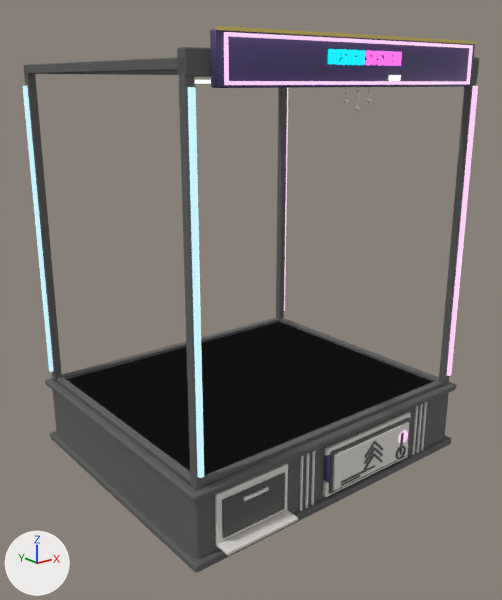
An edit to the glTF model models/claw-cabinet.glb, drawn before and after from the same camera.
One viewpoint serves both versions: a camera (50 mm lens) standing at (-8.36, -10.51, 5.99) and looking at (-0.17, -0.28, 1.9). The axes (+X, +Y, +Z) are drawn at lower left. The lights are the same throughout. The older version comes first.

In view in the first picture: 'cabinet', 'deco_broadsheet', 'deco_foil'.
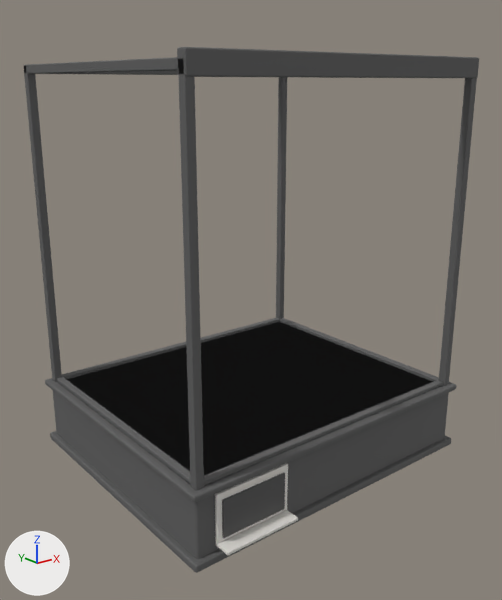
Where the newer file only moved an object's origin or applied its transform, the numbers keep the older frame.

Boxes [x1, y1, x2, y2] around the edits, measured in the pictures (502 x 600 px):
'deco_foil', deleted
    before: [23, 26, 478, 483]
    faces in mat_foil_body (dark purple #4b3f6f): [210, 29, 475, 483]
    faces in mat_neon_a (black #000000, glowing cyan #c5f2ff): [23, 86, 204, 478]
    faces in mat_neon_b (black #000000, glowing pink #ffcef8): [224, 32, 478, 443]
    faces in mat_gold (yellow #ffe884): [215, 26, 477, 44]
    faces in mat_type_a (black #000000, glowing cyan #00edff): [328, 49, 365, 65]
'deco_broadsheet', deleted
    before: [244, 87, 427, 511]
    faces in mat_paper (light grey #e2dfda): [244, 87, 427, 511]
    faces in mat_ink (dark grey #505050): [329, 418, 410, 494]

What the commit changed:
Object 'deco_broadsheet' (ob_deco_broadsheet) is deleted.
Object 'deco_foil' (ob_deco_foil) is deleted.
